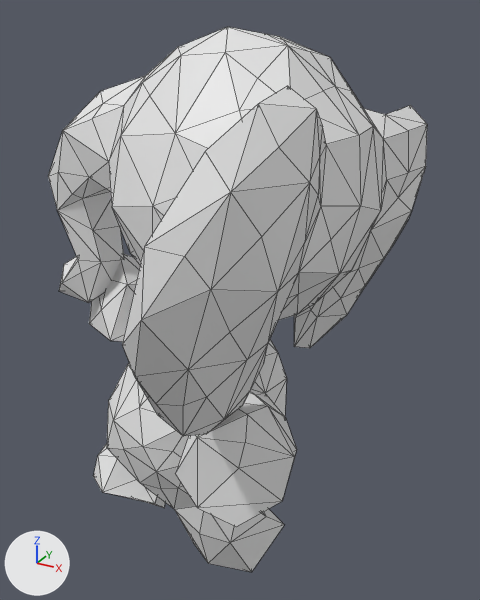
An edit to the OBJ model meshes/elephant/elephant00304.obj, drawn before and after from the same camera.
The view is the same before and after, from a camera (50 mm lens) standing at (1.02, -1.58, 0.99) and looking at (-0.04, 0.34, 0.03). The lights are fixed; the arrows at lower left show +X, +Y and +Z. Mesh edges are drawn as thin lines. Where no turn or scale is listed for an object, it has been applied to the vertices.

The scene before the commit, as lines of its bpy script (objects in view):
```python
me_elephant00304 = bpy.data.meshes.new('elephant00304')
me_elephant00304.from_pydata(...)  # 397 vertices, 790 faces; spans x -0.73..0.48, y -0.65..1.08, z -1.08..0.95
# before: 48 (-0.57, 0.26, -0.92), 69 (-0.39, 0.3, -0.95), 75 (-0.63, 0.13, -0.83) at pixel (93, 476), 341 (-0.38, 0.35, -0.8), 345 (-0.44, 0.21, -0.9)
# before: 356 (-0.46, 0.35, -0.85), 374 (-0.53, 0.15, -0.85), 392 (-0.41, 0.35, -0.86)
ob_elephant00304 = bpy.data.objects.new('elephant00304', me_elephant00304)
ob_elephant00304.location = (0.0, 0.0, 0.0)
```
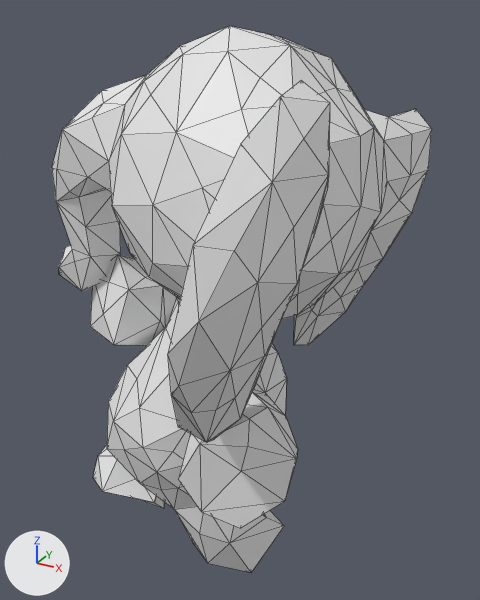
Changed parts and their boxes [x1, y1, x2, y2] in the pictures (480 x 600 px; the box of a moved part takes in the faces that stretch with it):
'elephant00304', reshaped: before [48, 27, 427, 572]; after [52, 26, 432, 572]
part 1 of me_elephant00304, moved or reshaped: before [122, 27, 373, 526]; after [168, 26, 374, 528]
part 2 of me_elephant00304, moved or reshaped: before [294, 105, 427, 348]; after [294, 109, 432, 345]
part 3 of me_elephant00304, moved or reshaped: before [48, 131, 140, 341]; after [52, 130, 165, 345]
part 4 of me_elephant00304, moved or reshaped: before [93, 455, 165, 508]; after [93, 456, 165, 509]

What the commit changed:
me_elephant00304 is used by ob_elephant00304; location (0.0, 0.0, 0.0).
me_elephant00304 had 397 vertices, 790 faces and spanned x -0.73..0.48, y -0.65..1.08, z -1.08..0.95.
me_elephant00304 now has 397 vertices, 790 faces and spans x -0.81..0.51, y -0.64..1.1, z -1.08..0.95.
me_elephant00304 part 1: 77 of 397 vertices moved; they spanned x 0.1..0.48, y -0.65..0.16, z -0.44..0.9 and now span x 0.11..0.51, y -0.64..0.17, z -0.44..0.9; mean shift (0.03, 0.01, 0.01); largest move (0.29, -0.65, 0.44) -> (0.41, -0.64, 0.46).
me_elephant00304 part 2: 51 of the vertices in x 0.11..0.47, y 0.44..1.08, z -0.22..0.69 are multiplied about their middle by the matrix ((1.008, -0.039, 0.048), (0.04, 1.009, -0.027), (-0.047, 0.029, 1.009)), then moved by (-0.01, 0.02, -0.01).
me_elephant00304 part 3: 39 of 397 vertices moved; they spanned x -0.73..-0.35, y 0.09..0.51, z -0.2..0.6 and now span x -0.81..-0.35, y 0.1..0.51, z -0.21..0.61; mean shift (-0.03, 0.03, 0.01); largest move (-0.73, 0.15, 0.0) -> (-0.81, 0.24, 0.02).
Part 4, on me_elephant00304:
Vertices 48, 69, 75, 341, 345, 356, 374, 392 of me_elephant00304 move by (0.01, -0.01, 0.0).
Vertex 47 of me_elephant00304 moves from (-0.53, 0.4, -0.73) to (-0.53, 0.4, -0.74).
Vertex 108 of me_elephant00304 moves from (-0.3, 0.17, -0.9) at pixel (164, 508) to (-0.29, 0.16, -0.89) at pixel (163, 508).
Vertex 116 of me_elephant00304 moves from (-0.5, 0.03, -0.8) at pixel (102, 492) to (-0.5, 0.03, -0.79) at pixel (102, 491).
Vertex 130 of me_elephant00304 moves from (-0.31, 0.12, -0.84) at pixel (154, 503) to (-0.31, 0.11, -0.83) at pixel (154, 502).
Vertex 340 of me_elephant00304 moves from (-0.34, 0.29, -0.78) to (-0.33, 0.28, -0.77).
Vertex 359 of me_elephant00304 moves from (-0.4, 0.11, -0.84) at pixel (133, 498) to (-0.4, 0.1, -0.83) at pixel (133, 497).
Vertex 366 of me_elephant00304 moves from (-0.31, 0.21, -0.73) to (-0.31, 0.21, -0.72).
Vertex 370 of me_elephant00304 moves from (-0.39, 0.13, -0.75) to (-0.39, 0.13, -0.74).
